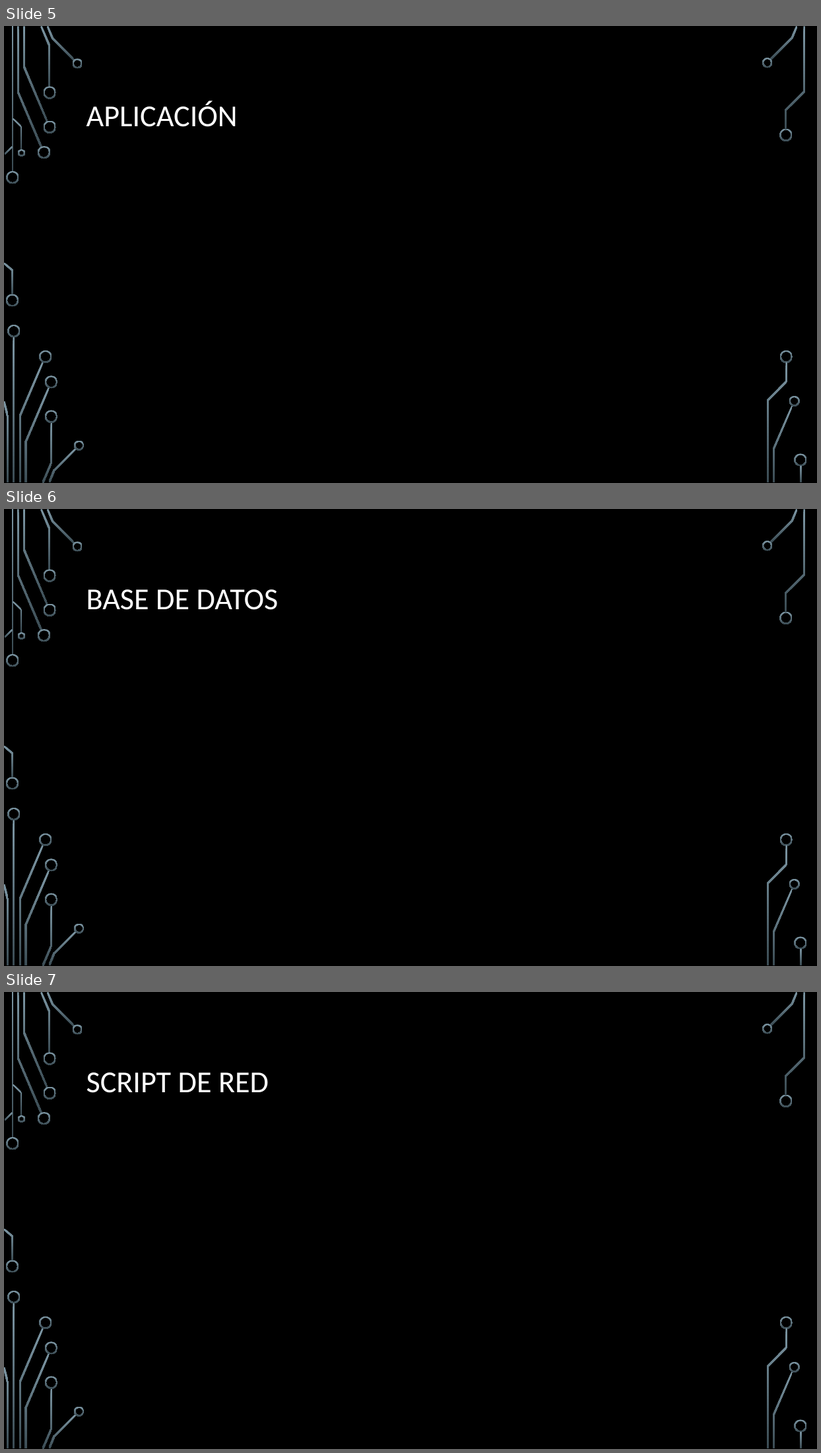
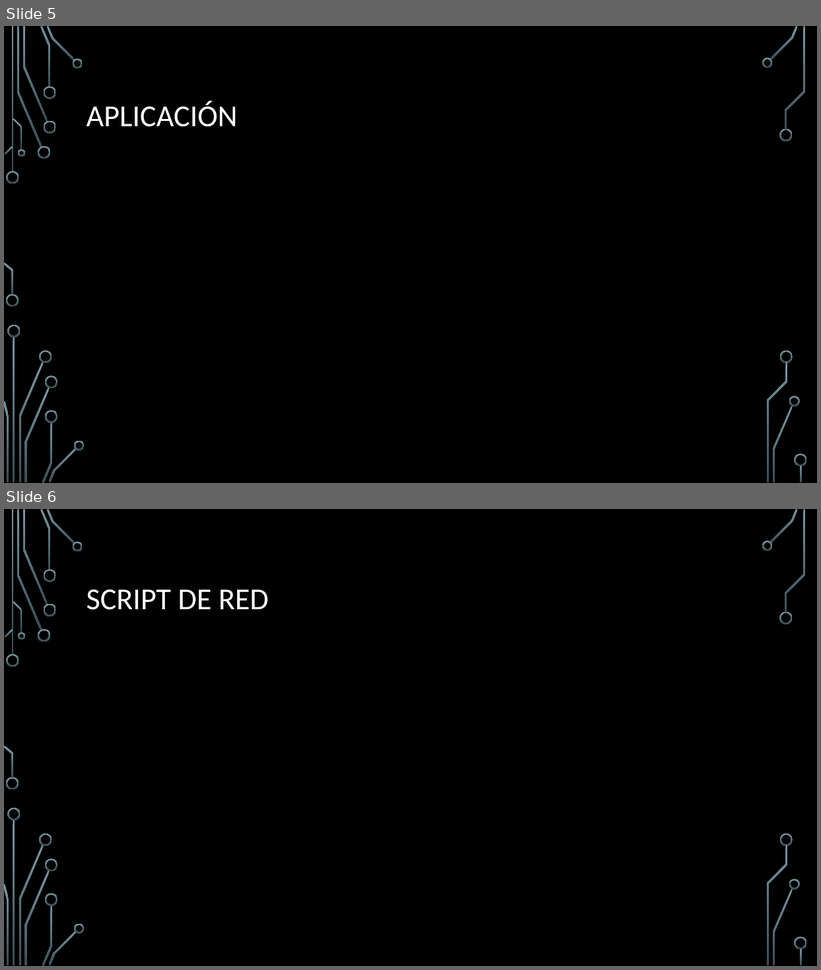
Before and after one commit to UDA-Corporation/UDA_app, a slide deck: Documentacion/Presentación/Presentación de la aplicación.pptx. Shown one above the other, each under a label of ours: slides 5, 6 and 7 before the commit, slides 5 and 6 after it. The pictures are 821x1453 and 821x970 pixels, drawn with LibreOffice and Linux fonts; fonts in the diff are those of the drawing; background and template pictures are left out. Boxes give left, top, right and bottom in pixels: in the first picture for what was removed or moved away, otherwise in the second. Text is boxed around its words. In the diff, an @@ line names an element or a change of style, - is before the commit and + after.

Commit message:
Cosas

```diff
--- a/Documentacion/Presentación/Presentación de la aplicación.pptx
+++ b/Documentacion/Presentación/Presentación de la aplicación.pptx
@@ slide 6 removed at [4,509,817,966], background picture (left out); not listed: 36 template elements that a slide beside it also shows @@
@@ title removed at [86,590,279,610] @@
-BASE DE DATOS
@@ what was slide 7 is now slide 6 @@
```
